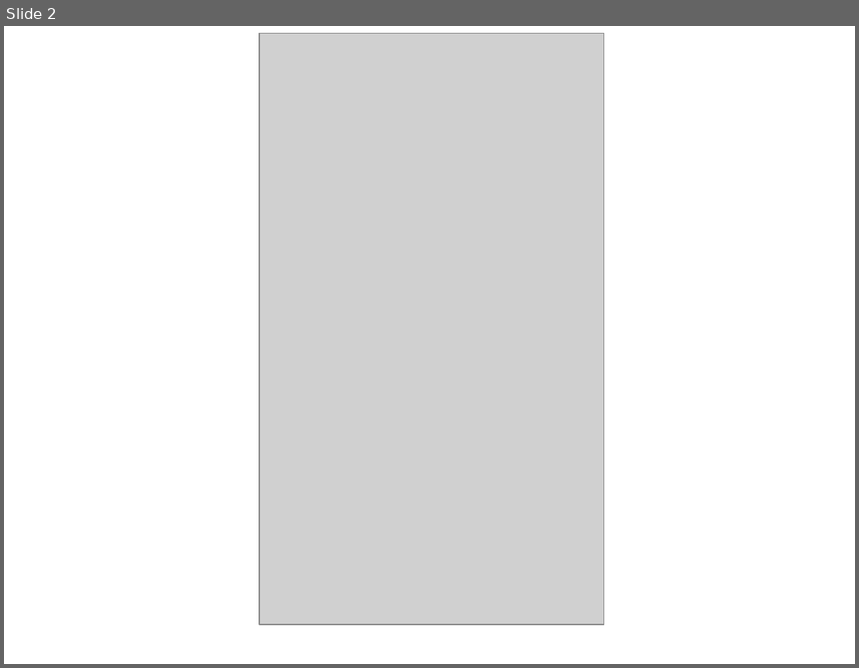
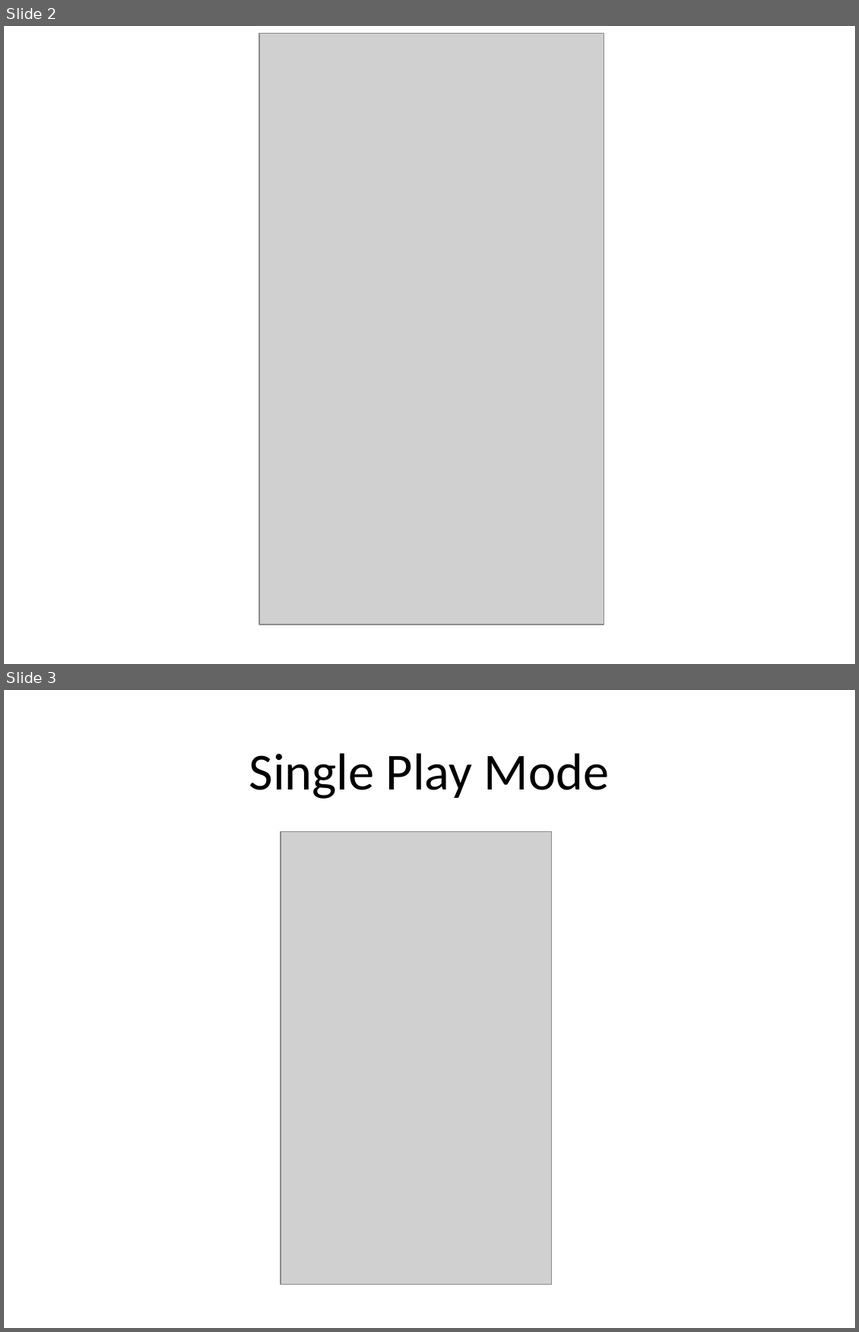
Before and after one commit to andriybuday/hakaton-wp7-mobile, a slide deck: SS-Mobile-Two/Face2Face.Presentation.pptx. Shown one above the other, each under a label of ours: slide 2 before the commit, slides 2 and 3 after it. The pictures are 859x668 and 859x1332 pixels, drawn with LibreOffice and Linux fonts; fonts in the diff are those of the drawing; grey boxes stand for pictures. Boxes give left, top, right and bottom in pixels: in the first picture for what was removed or moved away, otherwise in the second. Text is boxed around its words. In the diff, an @@ line names an element or a change of style, - is before the commit and + after.

```diff
--- a/SS-Mobile-Two/Face2Face.Presentation.pptx
+++ b/SS-Mobile-Two/Face2Face.Presentation.pptx
@@ slide 3 added at (4,690,855,1328), background #FFFFFF @@
@@ title added at (249,753,610,799), 44 pt, text #000000 @@
+Single Play Mode
@@ picture added at (281,832,552,1285) @@
```
Also in this commit, not shown: 3 other slides added, 3 slides removed.
